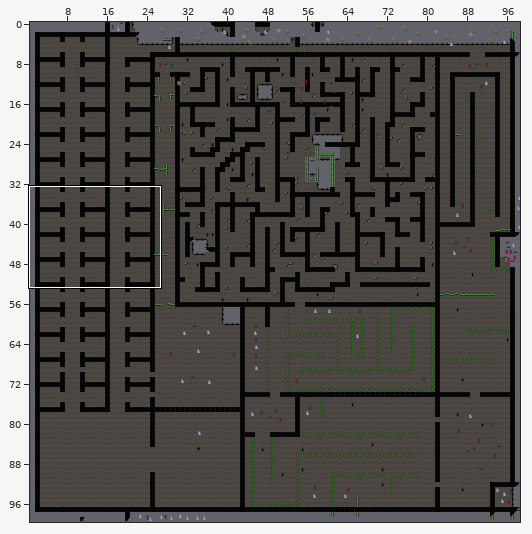
One commit to this Tiled map (JSON): public/maps/b_karteship.tmj. Above: a wide view before the commit, with the close-up outlined.
Close-up. First the earlier version:
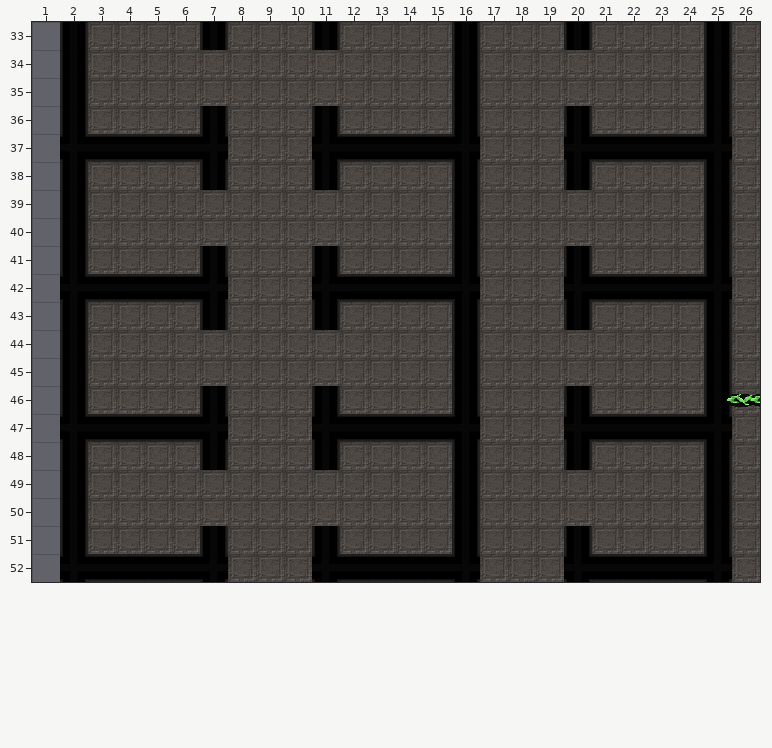
Cells are 32x32 px. Shown: x 1..26, y 33..52. The commit also changed other parts of the map, which this record leaves out.
After the commit:
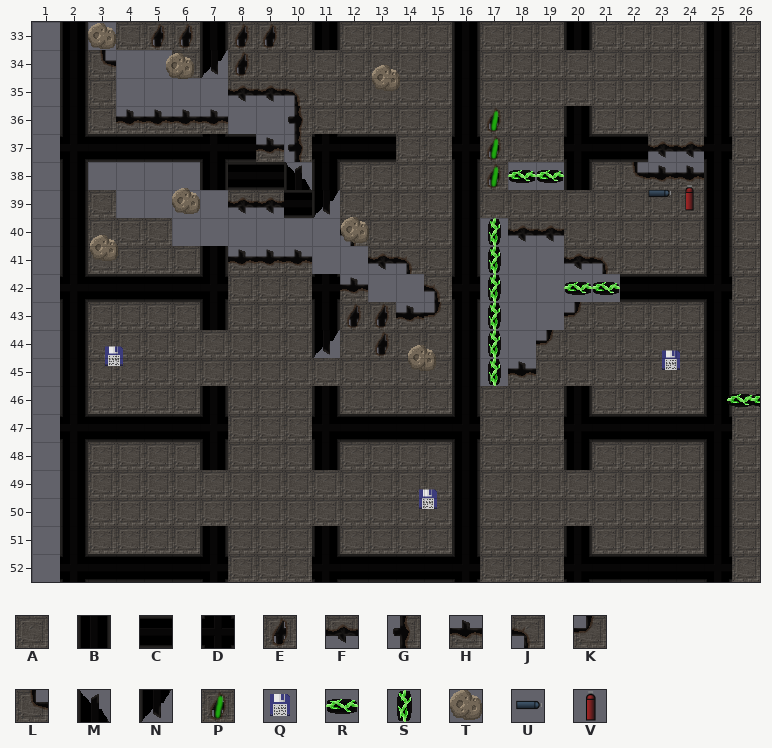
Key: from "ship": A 0, B 1, C 2, D 3, E 4, F 5, G 6, H 7, J 10, K 11, L 12, M 13, N 14, P 17, Q 56, R 57, S 58, T 59, U 61, V 62.
_ is an empty cell.
Objects are placed by their top-left corner, in cells (3,4 is the top-left corner of cell 3,4); size is 1x1 cell unless given.
The exact change:
Layer "Tile Layer 1":
y 33: x 3 A -> _; x 5..6 AA -> EE; x 8..9 AA -> EE
y 34: x 3..5 AAA -> L__; x 7..8 AA -> NE
y 35: x 4..10 AAAAAAA -> ____FFJ
y 36: x 4..11 AAABAAAB -> HHHH__GA; x 17 A -> P
y 37: x 8..10 AAA -> CHG; x 14..15 CC -> AA; x 17 A -> P; x 23..24 CC -> FF
y 38: x 3..6 AAAA -> ____; x 8..10 AAA -> CCM; x 17..19 AAA -> PRR; x 22..24 AAA -> LHH
y 39: x 4..11 AAAAAAAA -> ____FFCN
y 40: x 6..12 AAAAAAA -> ______J; x 17..19 AAA -> SFF
y 41: x 8..14 AAABAAA -> HHH__FJ; x 17..21 AAABA -> S__FJ
y 42: x 12..15 CCCC -> H__J; x 17..21 AAADC -> S__RR
y 43: x 12..15 AAAA -> EEHK; x 17..20 AAAB -> S__K
y 44: x 11 A -> N; x 13 A -> E; x 17..19 AAA -> S_K
y 45: x 17..18 AA -> SH
Layer "Object Layer 1":
added: T at 3,33
added: T at 5.8,34.1
added: T at 13.1,34.5
added: U at 22.9,38.7
added: V at 24,38.8
added: T at 6,38.9
added: T at 12,40
added: T at 3.1,40.6
added: Q at 3.4,44.5
added: T at 14.4,44.5
added: Q at 23.3,44.6
added: Q at 14.6,49.6
Where, in picture pixels (left, top, right, bottom), the same in both close-ups:
changed: (88, 22, 452, 371)
changed: (487, 108, 564, 190)
changed: (632, 134, 704, 211)
changed: (480, 218, 620, 386)
added: (662, 350, 680, 370)
added: (419, 489, 437, 509)
